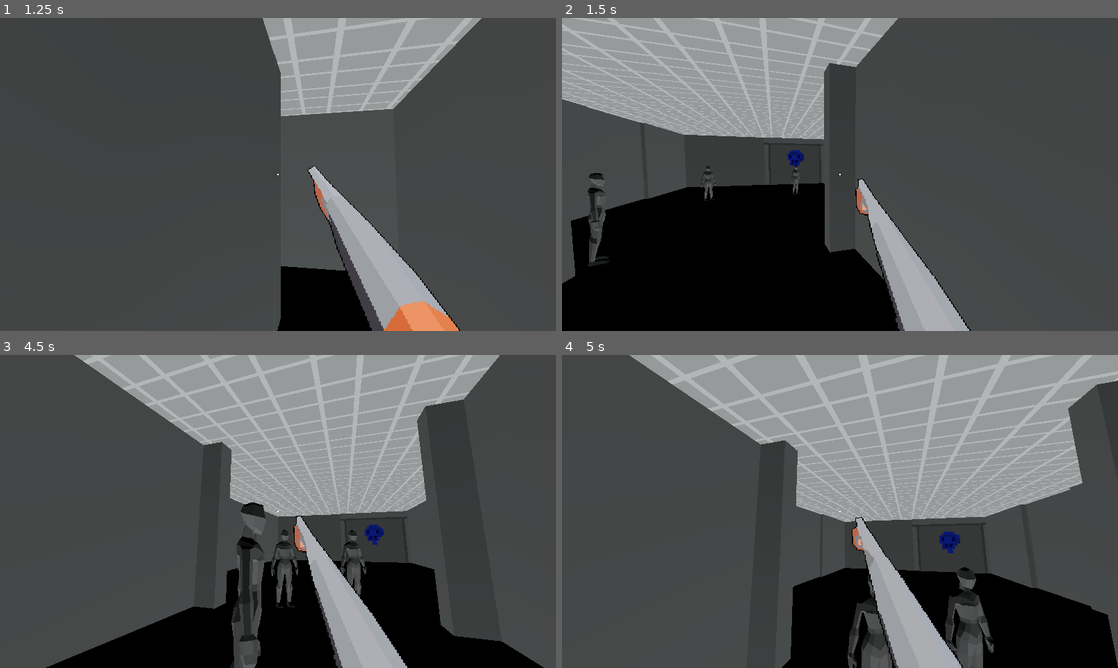
Above: before the commit, frames 1-4 (two rows, left to right).
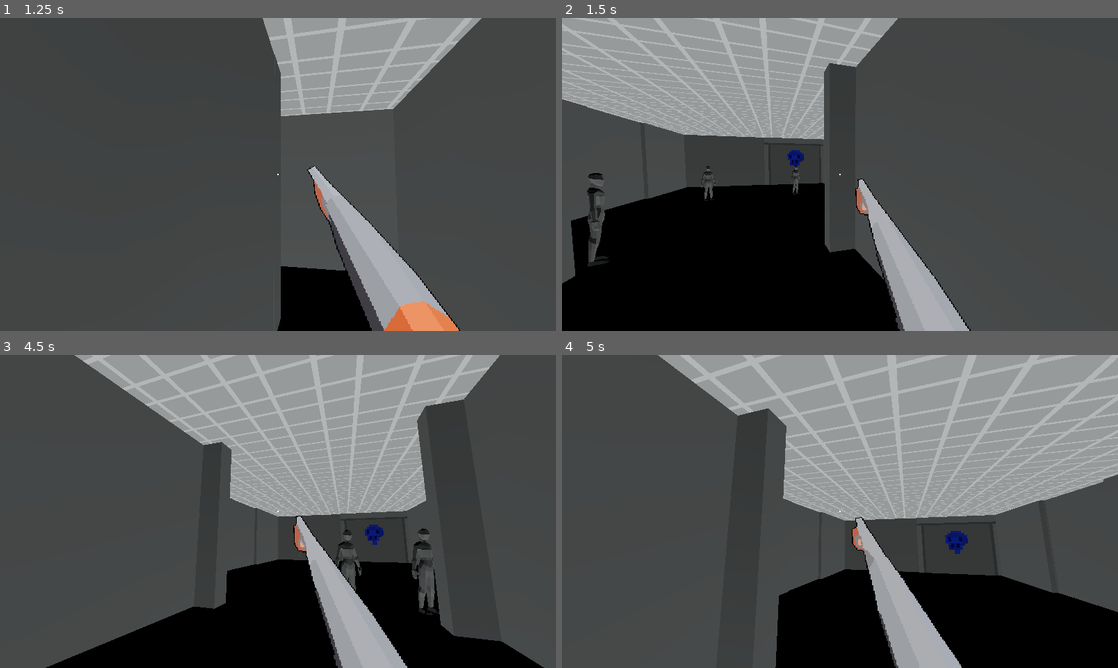
Above: after the commit, the same moments.

Repository: Rain-Gayming/zomboid-like
Game: Godot game, scene res://world/levels/level_3.tscn
The game is run twice, just before and just after one commit, with the same random seed, the same clock (stepped at 60 frames per second) and the same inputs.
Inputs (mouse positions are in pixels of both pictures, inside the frame that each line leads up to):
- Up to frame 1 (1.25 s): move the mouse to (305, 174) at 0.52 s; hold W (movement_forward) from 0.53 s (still down); click (305, 174) at 0.6 s; tap Space (movement_jump) at 0.77 s
- Up to frame 2 (1.5 s): keep holding W (movement_forward); move the mouse to (812, 174) at 1.27 s; click (812, 174) at 1.35 s
- Up to frame 3 (4.5 s): keep holding W (movement_forward); tap Space (movement_jump) at 1.52, 3.02, 3.77 s; move the mouse to (289, 505) at 2.02 s; click (289, 505) at 2.1 s; tap Enter at 2.75 s; move the mouse to (272, 517) at 2.77 s; click (272, 517) at 2.85 s; move the mouse to (316, 514) at 3.52 s; click (316, 514) at 3.6 s; move the mouse to (233, 508) at 4.27 s; click (233, 508) at 4.35 s
- Up to frame 4 (5 s): keep holding W (movement_forward); tap Space (movement_jump) at 4.52 s

Frame 1 is identical in both runs. In frame 2, 0.1% of the frame differs, in the area x 4-9%, y 49-80%; in frame 3, 3.2%; in frame 4, 21%, in the area x 12-100%, y 0-100%.

Commit message:
added the ability for AI to move to more 'important' sounds

Diff:
--- a/entities/scripts/enemy_manager.gd
+++ b/entities/scripts/enemy_manager.gd
@@ -11,6 +11,8 @@
 @export var can_see_target: bool
 @export var last_target_seen_position: Vector3
 @export var target: Vector3
+@export var last_sound_heard: String
+@export var last_sound_loudness: float
 var last_target: Vector3
 var navigationserver_region_rid: RID = get_rid()
 
@@ -46,13 +48,16 @@
 		SignalManager.emit_update_tag(tag)
 
 
-func heard_sound(position_from: Vector3, loudness: float):
+func heard_sound(position_from: Vector3, loudness: float, name: String):
 	var distance = position_from.distance_to(position)
-	if target == Vector3.ZERO:
+	if target == Vector3.ZERO or last_sound_heard == name or loudness > last_sound_loudness:
 		if distance <= loudness:
 			target = position_from
 			agent.set_target_position(position_from)
 
+			last_sound_heard = name
+			last_sound_loudness = loudness
+
 
 func can_see(area: Area3D) -> void:
 	pass # Replace with function body.
--- a/game/script/signal_manager.gd
+++ b/game/script/signal_manager.gd
@@ -5,7 +5,7 @@
 signal update_tag(tag)
 signal open_menu
 signal close_menu
-signal noise(position_from, loudness)
+signal noise(position_from, loudness, name)
 
 func emit_close_menu():
     close_menu.emit()
@@ -21,5 +21,5 @@
 func emit_return_tag(tag: int):
     return_tag.emit(tag)
 
-func emit_noise(position_from: Vector3, loudness: float):
-    noise.emit(position_from, loudness)
+func emit_noise(position_from: Vector3, loudness: float, name: String):
+    noise.emit(position_from, loudness, name)
--- a/player/player_movement.gd
+++ b/player/player_movement.gd
@@ -29,7 +29,7 @@
 	var direction = (transform.basis * Vector3(input_direction.x, 0, input_direction.y)).normalized()
 
 	if direction != Vector3.ZERO:
-		SignalManager.emit_noise(position, 20)
+		SignalManager.emit_noise(position, 20, "movement")
 
 	#slows down the player when moving backwards
 	if input_direction.y > 0.001:
--- a/weapons/scripts/shoot_gun.gd
+++ b/weapons/scripts/shoot_gun.gd
@@ -2,6 +2,7 @@
 
 @export_group("references")
 @export var anim: AnimatedSprite3D
+@export var player: Node3D
 
 @export_group("animation")
 @export var shoot_animation_frames: int
@@ -47,7 +48,7 @@
 	var random_play = randi_range(0, shoot_effects.size() - 1)
 	shoot_effects[random_play].play()
 
-	SignalManager.emit_noise(get_parent().get_parent().position, loudness)
+	SignalManager.emit_noise(player.position, loudness, "shot")
 
 	#raycasting
 	if shoot_from.is_colliding():
--- a/world/levels/level_3.tscn
+++ b/world/levels/level_3.tscn
@@ -160,8 +160,9 @@
 script = ExtResource("13_jgag0")
 player_body = NodePath("..")
 
-[node name="shotgun" parent="player/player/Camera3D" node_paths=PackedStringArray("shoot_from") instance=ExtResource("14_cddmj")]
+[node name="shotgun" parent="player/player/Camera3D" node_paths=PackedStringArray("player", "shoot_from") instance=ExtResource("14_cddmj")]
 transform = Transform3D(1, 0, 0, 0, 1, 0, 0, 0, 1, -0.14859, -0.533362, -2.0621)
+player = NodePath("../..")
 loudness = 45.0
 shoot_from = NodePath("../RayCast3D")
 
